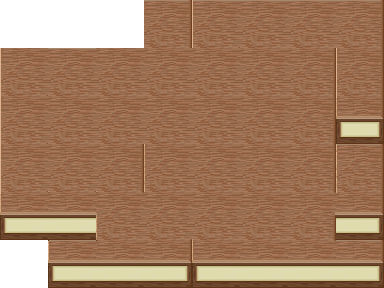
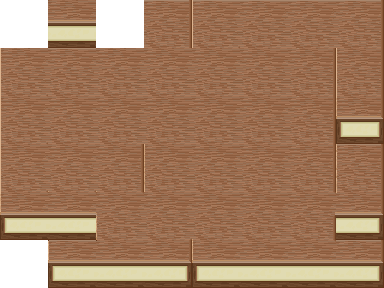
The second 384 x 288 image is a revision of the first. Changes to its layers:
pixels changed over [48, 0, 96, 48] (layer not identified)
